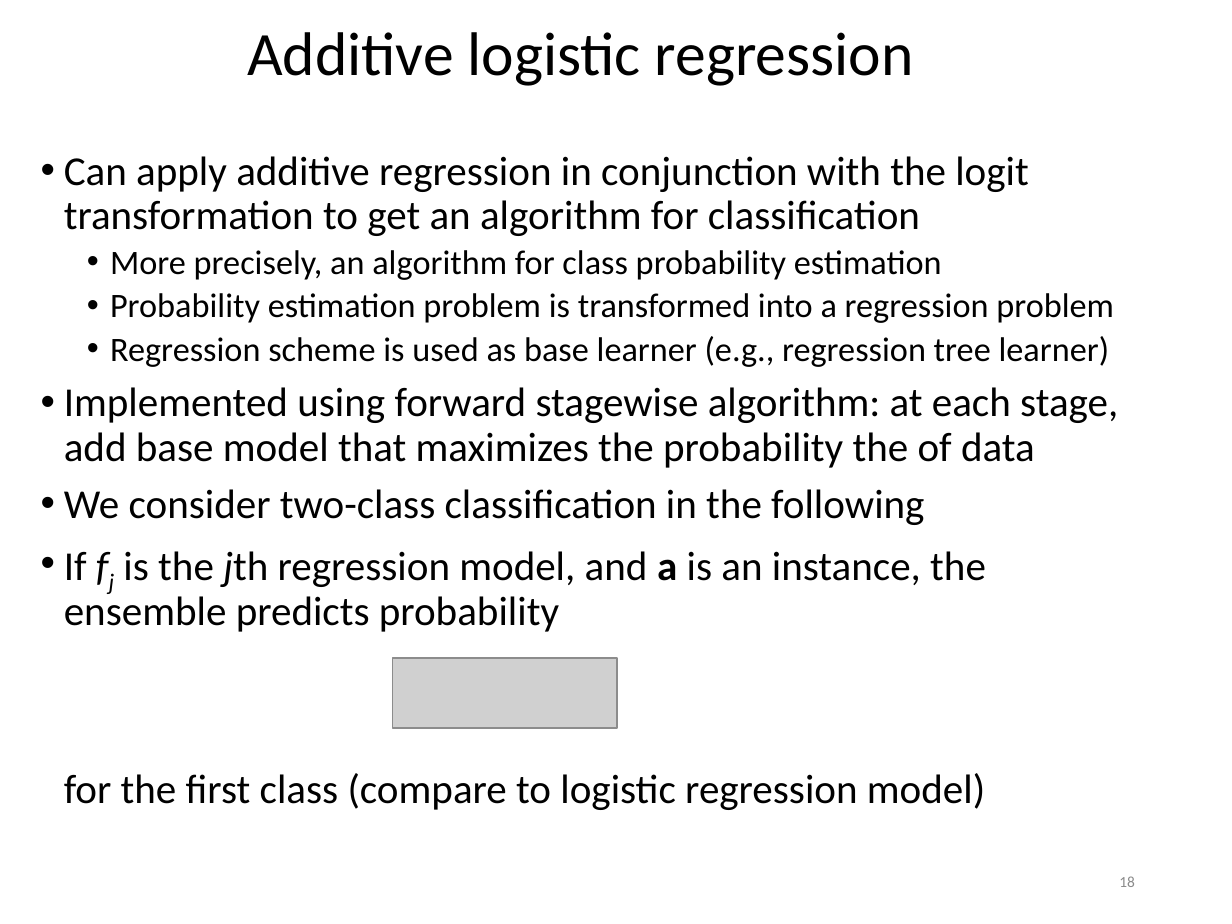
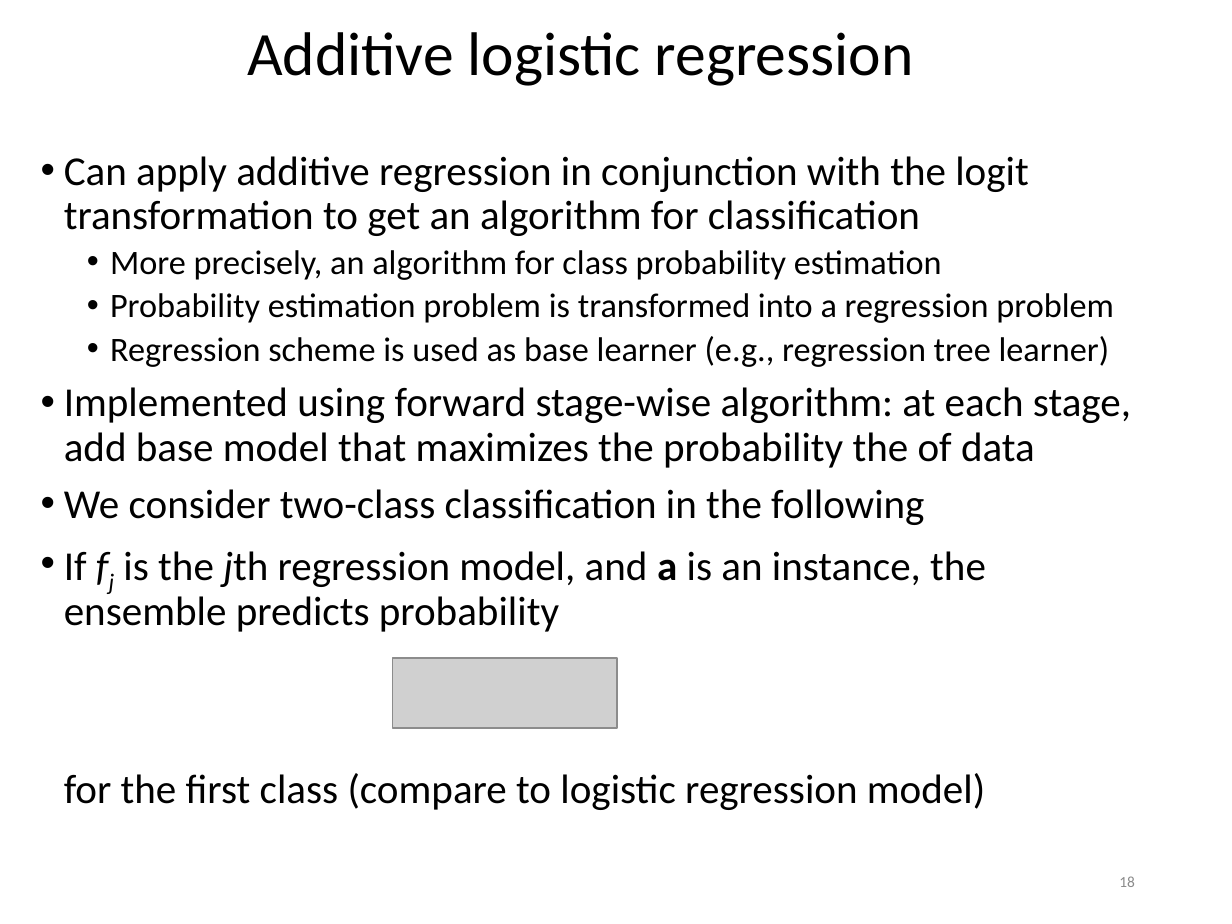
Before and after one commit to khaledmrasheed/khaledmrasheed.github.io, a slide deck: slide 18 of DMcourse/Chapter12.pptx. Drawn at 1232x924 pixels with LibreOffice and Linux fonts; fonts in the diff are those of the drawing; grey boxes stand for pictures. Boxes give left, top, right and bottom in pixels: in the first picture for what was removed or moved away, otherwise in the second. Text is boxed around its words. In the diff, an @@ line names an element or a change of style, - is before the commit and + after.

```diff
--- a/DMcourse/Chapter12.pptx
+++ b/DMcourse/Chapter12.pptx
@@ text at box(64, 387, 1131, 468): text changed @@
-• Implemented using forward stagewise algorithm: at each stage, add base model that maximizes the probability the of data
+• Implemented using forward stage-wise algorithm: at each stage, add base model that maximizes the probability the of data
```
Also in this commit, not shown: 5 other slides changed.
